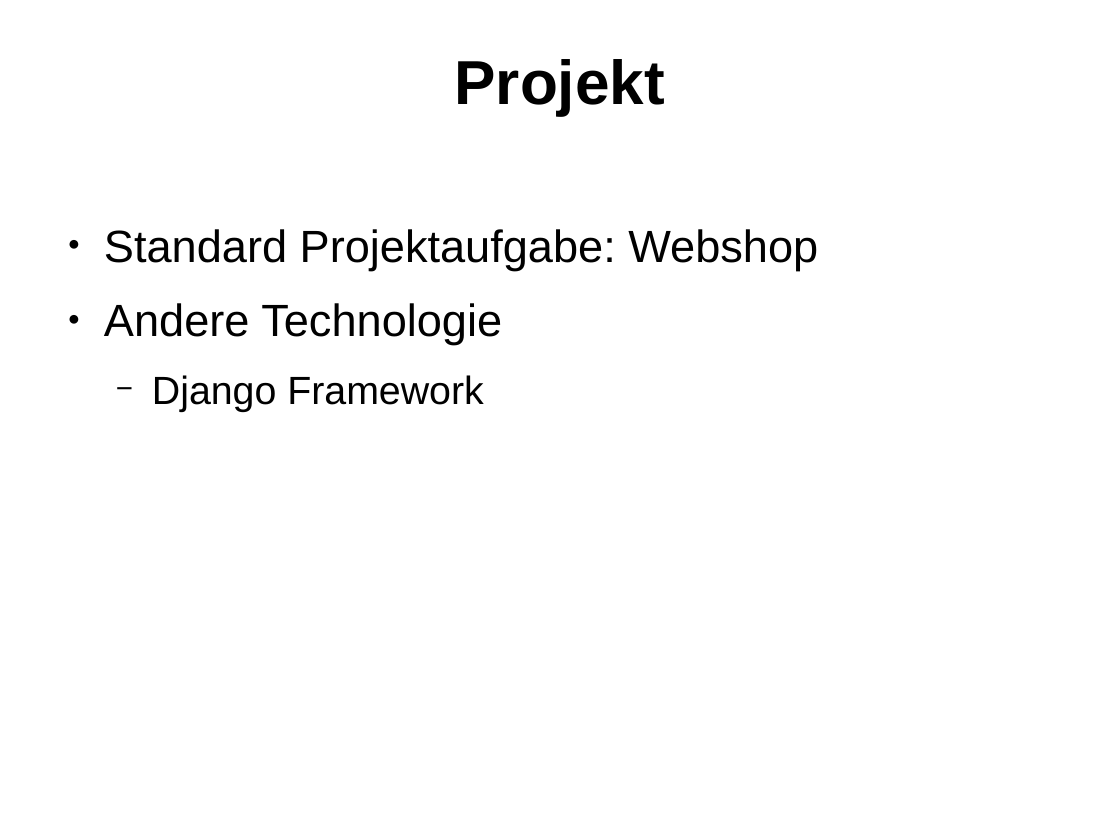
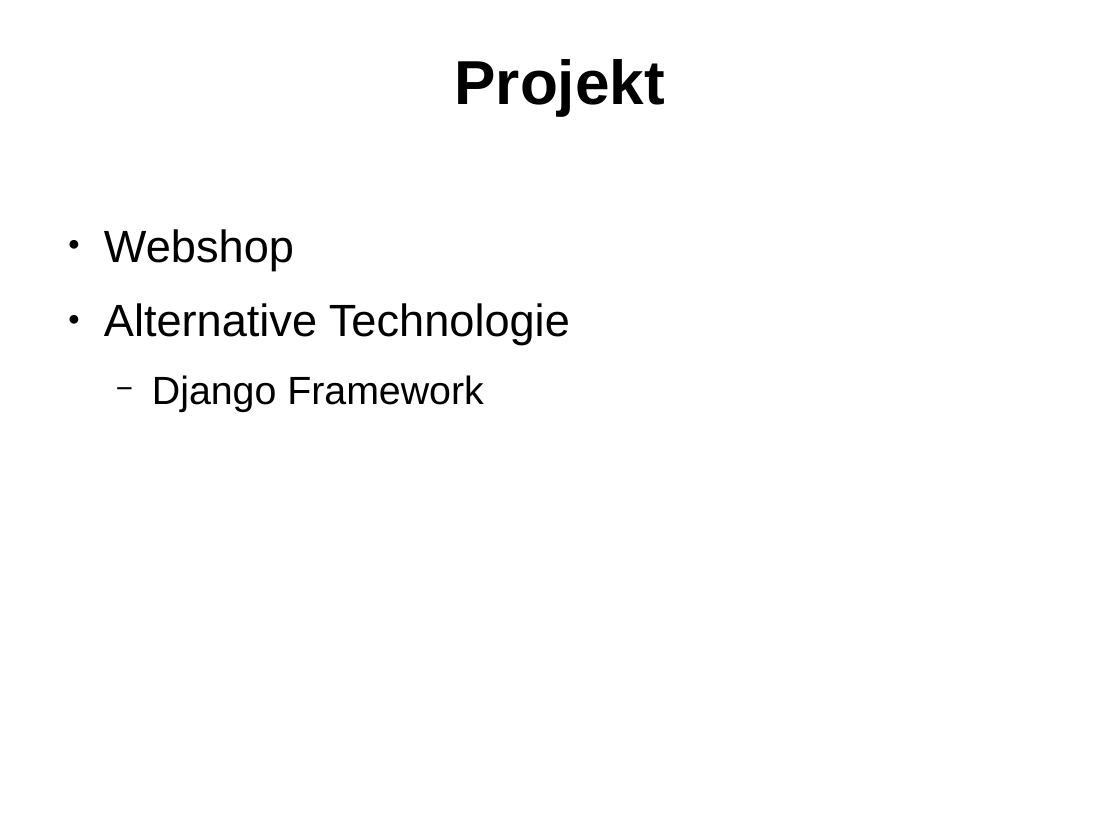
Before and after one commit to barta3/ch.bfh.bti7054.w2013.p.FashionShop, a slide deck: slide 2 of doc/Project_presentation_class.odp. Drawn at 1120x840 pixels with LibreOffice and Linux fonts; fonts in the diff are those of the drawing; background and template pictures are left out. Boxes give left, top, right and bottom in pixels: in the first picture for what was removed or moved away, otherwise in the second. Text is boxed around its words. In the diff, an @@ line names an element or a change of style, - is before the commit and + after.

Commit message:
final presentation

```diff
--- a/doc/Project_presentation_class.odp
+++ b/doc/Project_presentation_class.odp
@@ text at (104, 229, 570, 344): text changed @@
-● Standard Projektaufgabe: Webshop
-● Andere Technologie
+● Webshop
+● Alternative Technologie
```
